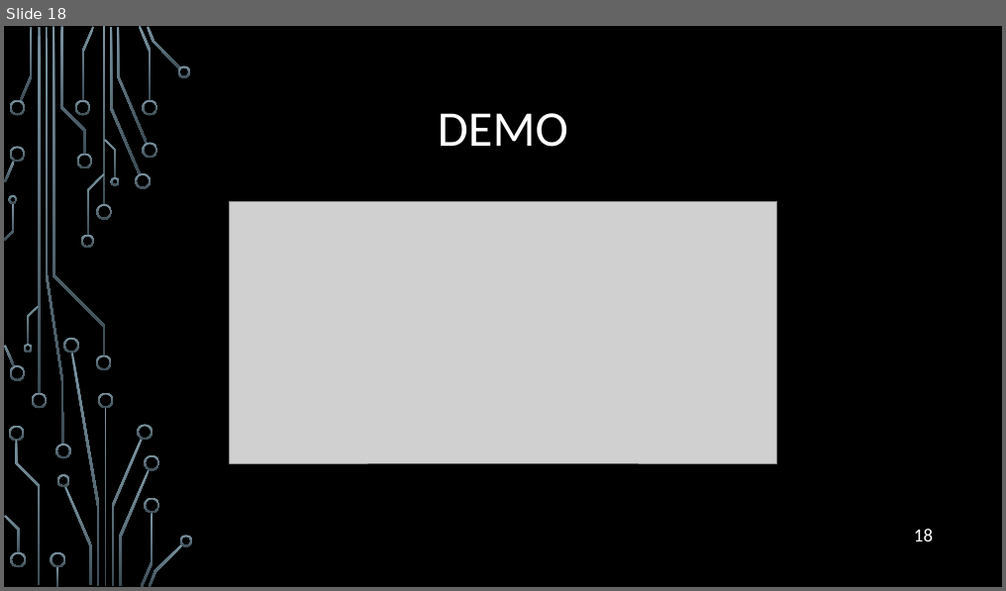
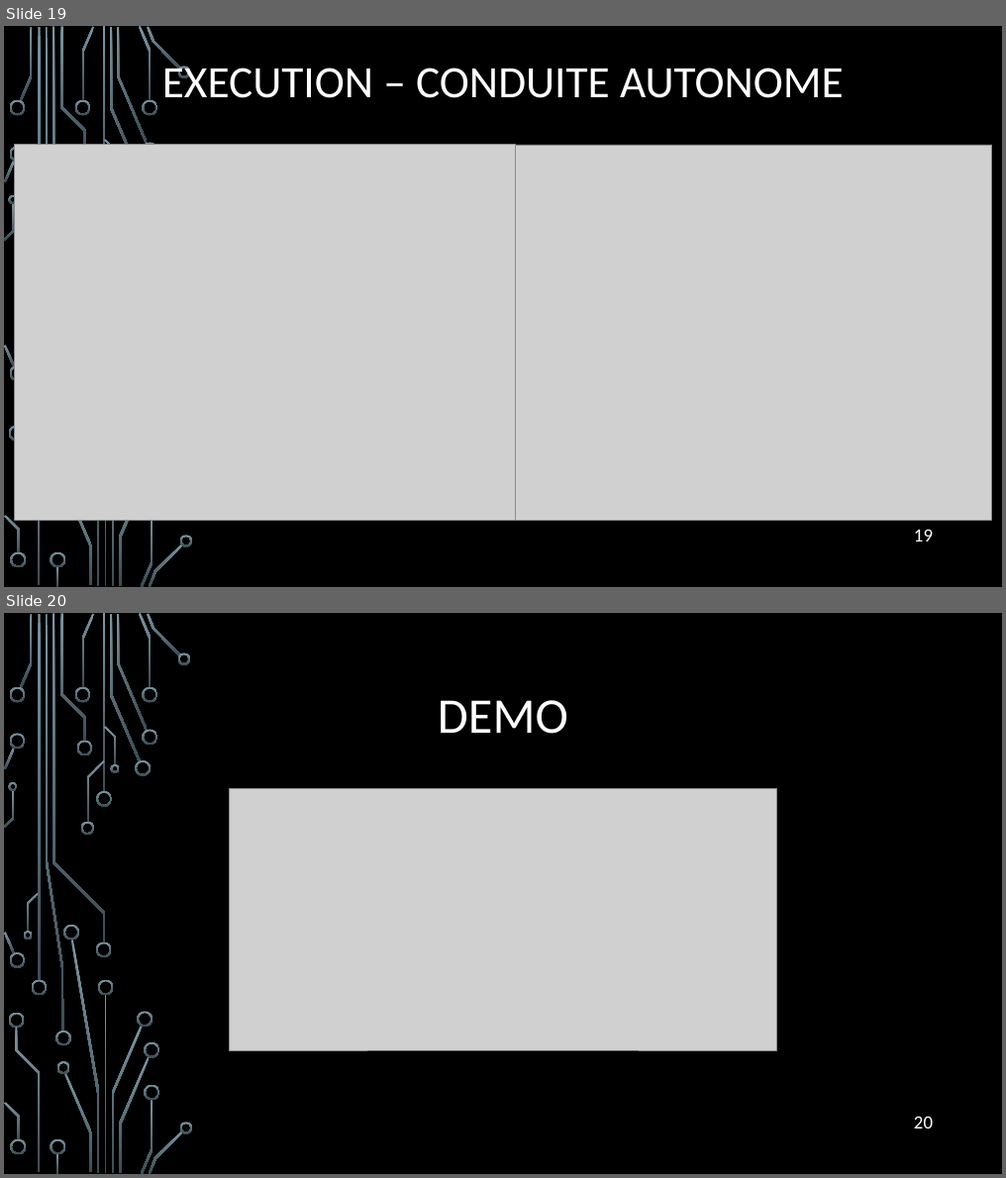
Before and after one commit to yh175/Perceptive-Automotive, a slide deck: docs/Perceptive automotive v2.pptx. Shown one above the other, each under a label of ours: slide 18 before the commit, slides 19 and 20 after it. The pictures are 1006x591 and 1006x1178 pixels, drawn with LibreOffice and Linux fonts; fonts in the diff are those of the drawing; grey boxes stand for pictures; background and template pictures are left out. Boxes give left, top, right and bottom in pixels: in the first picture for what was removed or moved away, otherwise in the second. Text is boxed around its words. In the diff, an @@ line names an element or a change of style, - is before the commit and + after.

Commit message:
Slides

```diff
--- a/docs/Perceptive automotive v2.pptx
+++ b/docs/Perceptive automotive v2.pptx
@@ slide 19 added at bbox=[4, 26, 1002, 587], background picture (left out); not listed: 37 template elements that a slide beside it also shows @@
@@ title added at bbox=[162, 60, 844, 98], 43.2 pt, text #FFFFFF @@
+EXECUTION – CONDUITE AUTONOME
@@ picture added at bbox=[14, 144, 515, 520] @@
@@ picture added at bbox=[515, 145, 992, 520] @@
@@ page number added at bbox=[914, 529, 933, 542], 18 pt, text #FFFFFF @@
+19
@@ what was slide 18 is now slide 20 @@
@@ page number at bbox=[914, 1116, 933, 1129]: text changed @@
-18
+20
```
Also in this commit, not shown: 1 other slide added.
